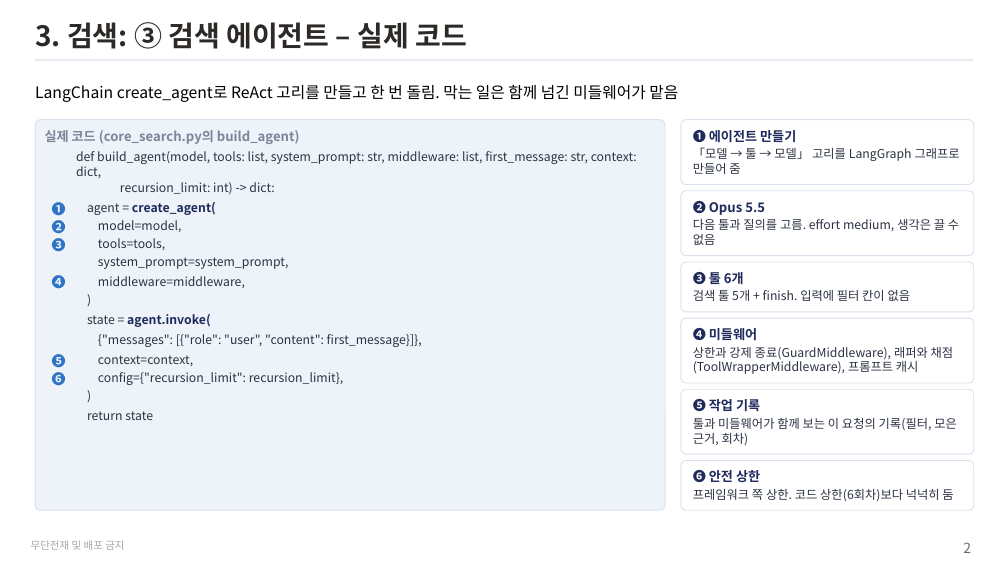
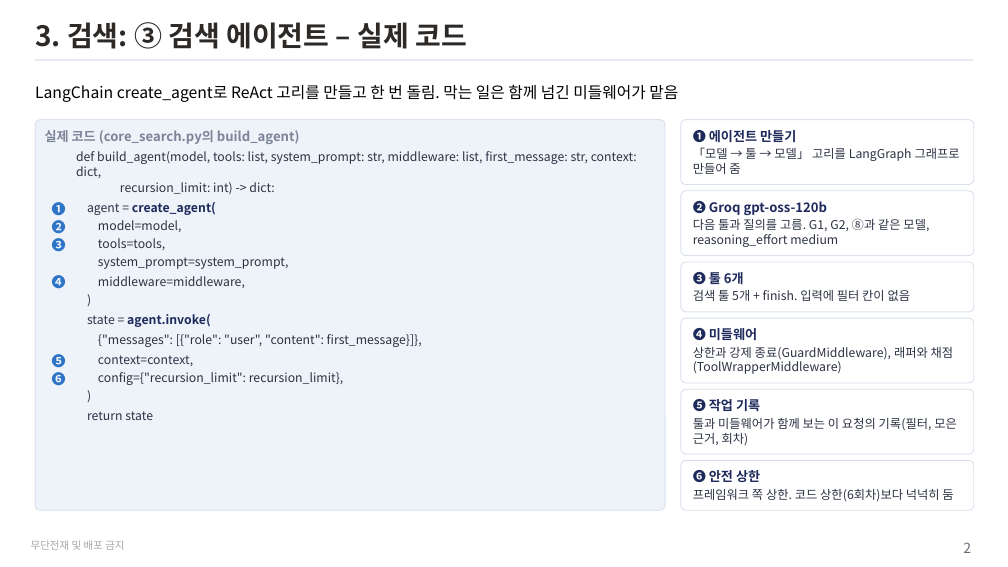
Before and after one commit to unicorn-campus/hybrid-ai, a slide deck: slide 2 of teacher/plan/graph-search-code.pptx. Drawn at 1008x567 pixels with LibreOffice and Linux fonts; fonts in the diff are those of the drawing. Boxes give left, top, right and bottom in pixels: in the first picture for what was removed or moved away, otherwise in the second. Text is boxed around its words. In the diff, an @@ line names an element or a change of style, - is before the commit and + after.

```diff
--- a/teacher/plan/graph-search-code.pptx
+++ b/teacher/plan/graph-search-code.pptx
@@ text in rounded rectangle at (693,198,929,247): text changed @@
-❷ Opus 5.5
-다음 툴과 질의를 고름. effort medium, 생각은 끌 수 없음
+❷ Groq gpt-oss-120b
+다음 툴과 질의를 고름. G1, G2, ⑧과 같은 모델, reasoning_effort medium
@@ text in rounded rectangle at (693,347,954,374): text changed @@
-상한과 강제 종료(GuardMiddleware), 래퍼와 채점(ToolWrapperMiddleware), 프롬프트 캐시
+상한과 강제 종료(GuardMiddleware), 래퍼와 채점(ToolWrapperMiddleware)
```
Also in this commit, not shown: 2 other slides changed, 11 other files.
